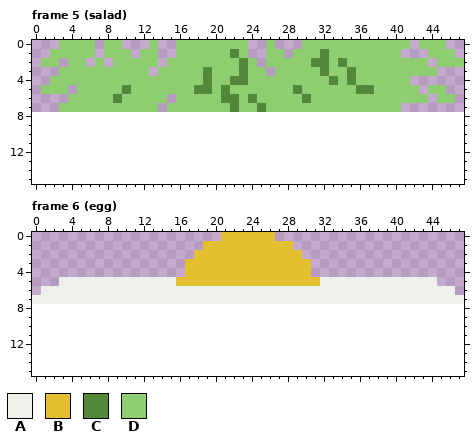
Pixel-art file -- assets/ingredients.ase. Above is the file before it was changed.
48x8 pixels, 7 frames. Colours within 5 levels of each other are drawn and written as one. Shown: frame 5 (salad), frame 6 (egg). The old version is drawn lined up with the new one, on the new canvas. The commit also changed other frames, which this record leaves out.
Palette (. is transparent): A #eef0ec  B #e4c031  C #53873a  D #8ecd70
After:
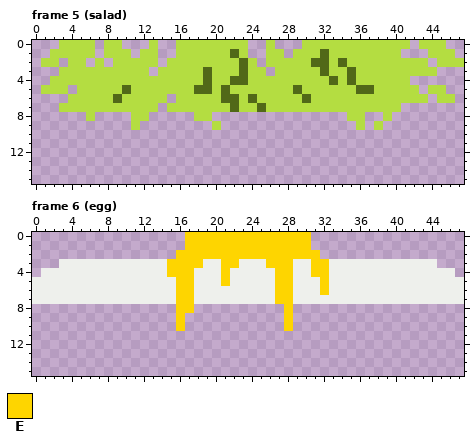
Colours new in this view: E #fed500
Edits made:
canvas 48x8 -> 48x16
Colour C changes from #53873a to #516818.
Colour D changes from #8ecd70 to #b4dd41.
Frame 5 (salad):
Colour D now appears in row 8 at x 6, 11 to 12, 18 to 19, 35 to 36 and 39; in row 9 at x 11, 20, 36 and 38.
Frame 6 (egg):
Colour A now appears in row 3 at x 3 to 14 and 33 to 44; in row 4 at x 1 to 14 and 33 to 46; in row 5 at x 0 to 2 and 45 to 47; in row 6 at x 0 and 47.
The author changed colour B to colour A in row 3 at x 19 to 20, 23 to 25 and 29 to 30; in row 4 at x 18 to 20, 22 to 26 and 29 to 30; in row 5 at x 18 to 20, 22 to 26 and 29 to 31.
Colour E now appears in row 0 at x 17 to 20 and 27 to 30; in row 1 at x 17 to 18 and 29 to 30; in row 2 at x 16 to 17 and 30 to 31; in rows 3 to 4 at x 15 to 16 and 31 to 32; in row 8 at x 16 to 17 and 28; in rows 9 to 10 at x 16 and 28.
The author changed colour A to colour E in row 5 at x 32; in row 6 at x 16 to 17, 27 to 28 and 32; in row 7 at x 16 to 17 and 27 to 28.
The author changed colour B to colour E in row 0 at x 21 to 26; in row 1 at x 19 to 28; in row 2 at x 18 to 29; in row 3 at x 17 to 18, 21 to 22 and 26 to 28; in row 4 at x 17, 21 and 27 to 28; in row 5 at x 16 to 17, 21 and 27 to 28.
Where, in picture pixels (left, top, right, bottom), the same in both pictures:
changed: (41, 40, 464, 130)
changed: (32, 232, 464, 331)
